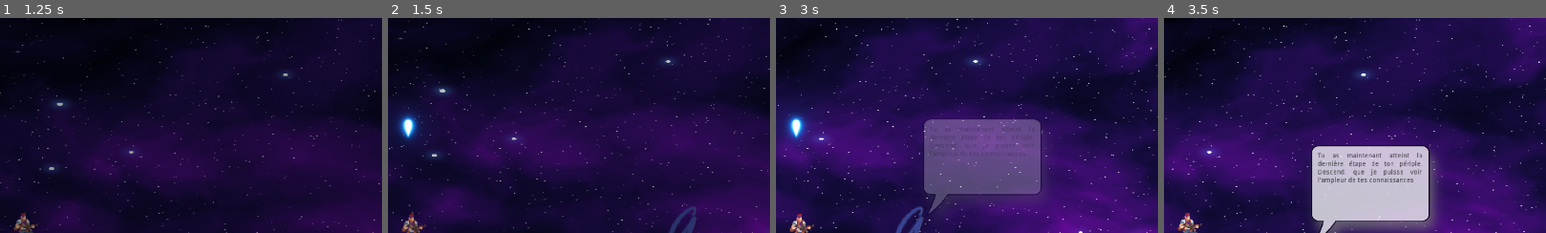
Above: before the commit, frames 1-4 (left to right).
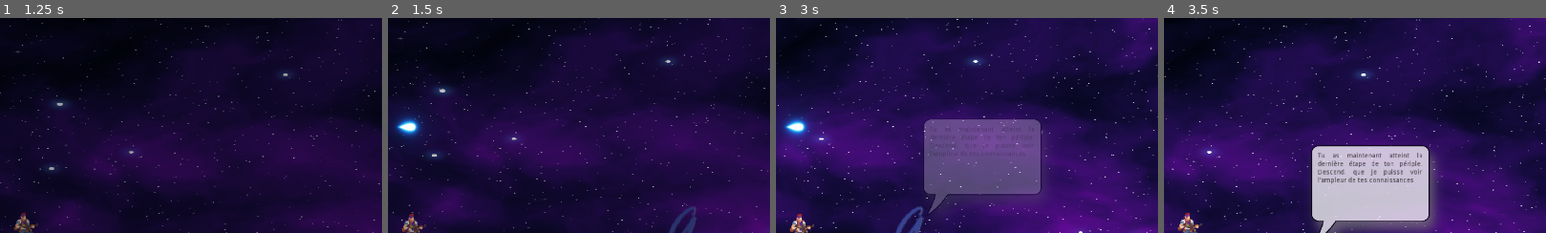
Above: after the commit, the same moments.

Repository: RedYou1/GoBros
Game: Godot game, scene res://Scenes/BossLevel.tscn
Same seed, same stepped clock (60 frames per second), same inputs: the game is played once before the commit and once after it. Sound files missing from this copy of the repository are replaced by a short silence.
Inputs:
- Up to frame 1 (1.25 s): hold W (HAUT) from 0.53 s (still down); hold D (DROIT) from 0.53 s (still down); tap Space (SAUT) at 0.77 s
- Up to frame 2 (1.5 s): keep holding W (HAUT); release D (DROIT) at 1.28 s; tap P (TIRER) at 1.35 s
- Up to frame 3 (3 s): tap Space (SAUT) at 1.52 s; release W (HAUT) at 2.03 s; hold A (GAUCHE) 2.03-2.78 s; hold D (DROIT) 2.03-2.78 s; hold W (HAUT) from 2.78 s (still down); tap P (TIRER) at 2.85 s
- Up to frame 4 (3.5 s): keep holding W (HAUT); tap Space (SAUT) at 3.02 s
The pictures show only the part of the screen within x 47-97%, y 0-50%; the shares and areas given below are measured in that part.

Frame 1 is identical in both runs. In frame 2, 0.4% of the frame differs, in the area x 2-9%, y 44-57%; in frame 3, 0.3%; in frame 4, nothing differs.

Commit message:
Balles d'apical orientées dans la bonne direction

Diff:
--- a/Scenes/Joueur.tscn
+++ b/Scenes/Joueur.tscn
@@ -38,83 +38,83 @@
 
 [sub_resource type="AtlasTexture" id=8]
 atlas = ExtResource( 3 )
+region = Rect2( 180, 225, 45, 45 )
+
+[sub_resource type="AtlasTexture" id=9]
+atlas = ExtResource( 3 )
+region = Rect2( 225, 225, 45, 45 )
+
+[sub_resource type="AtlasTexture" id=10]
+atlas = ExtResource( 3 )
+region = Rect2( 270, 0, 45, 45 )
+
+[sub_resource type="AtlasTexture" id=11]
+atlas = ExtResource( 3 )
+region = Rect2( 315, 0, 45, 45 )
+
+[sub_resource type="AtlasTexture" id=12]
+atlas = ExtResource( 3 )
+region = Rect2( 0, 45, 45, 45 )
+
+[sub_resource type="AtlasTexture" id=13]
+atlas = ExtResource( 3 )
+region = Rect2( 45, 45, 45, 45 )
+
+[sub_resource type="AtlasTexture" id=14]
+atlas = ExtResource( 3 )
+region = Rect2( 90, 45, 45, 45 )
+
+[sub_resource type="AtlasTexture" id=15]
+atlas = ExtResource( 3 )
+region = Rect2( 135, 45, 45, 45 )
+
+[sub_resource type="AtlasTexture" id=16]
+atlas = ExtResource( 3 )
+region = Rect2( 180, 45, 45, 45 )
+
+[sub_resource type="AtlasTexture" id=17]
+atlas = ExtResource( 3 )
+region = Rect2( 225, 45, 45, 45 )
+
+[sub_resource type="AtlasTexture" id=18]
+atlas = ExtResource( 3 )
+region = Rect2( 180, 90, 45, 45 )
+
+[sub_resource type="AtlasTexture" id=19]
+atlas = ExtResource( 3 )
+region = Rect2( 225, 90, 45, 45 )
+
+[sub_resource type="AtlasTexture" id=20]
+atlas = ExtResource( 3 )
+region = Rect2( 315, 45, 45, 45 )
+
+[sub_resource type="AtlasTexture" id=21]
+atlas = ExtResource( 3 )
+region = Rect2( 270, 225, 45, 45 )
+
+[sub_resource type="AtlasTexture" id=22]
+atlas = ExtResource( 3 )
+region = Rect2( 315, 225, 45, 45 )
+
+[sub_resource type="AtlasTexture" id=23]
+atlas = ExtResource( 3 )
+region = Rect2( 0, 270, 45, 45 )
+
+[sub_resource type="AtlasTexture" id=24]
+atlas = ExtResource( 3 )
+region = Rect2( 45, 270, 45, 45 )
+
+[sub_resource type="AtlasTexture" id=25]
+atlas = ExtResource( 3 )
+region = Rect2( 90, 270, 45, 45 )
+
+[sub_resource type="AtlasTexture" id=26]
+atlas = ExtResource( 3 )
 region = Rect2( 90, 90, 45, 45 )
 
-[sub_resource type="AtlasTexture" id=9]
+[sub_resource type="AtlasTexture" id=27]
 atlas = ExtResource( 3 )
 region = Rect2( 135, 90, 45, 45 )
-
-[sub_resource type="AtlasTexture" id=10]
-atlas = ExtResource( 3 )
-region = Rect2( 180, 225, 45, 45 )
-
-[sub_resource type="AtlasTexture" id=11]
-atlas = ExtResource( 3 )
-region = Rect2( 225, 225, 45, 45 )
-
-[sub_resource type="AtlasTexture" id=12]
-atlas = ExtResource( 3 )
-region = Rect2( 270, 0, 45, 45 )
-
-[sub_resource type="AtlasTexture" id=13]
-atlas = ExtResource( 3 )
-region = Rect2( 315, 0, 45, 45 )
-
-[sub_resource type="AtlasTexture" id=14]
-atlas = ExtResource( 3 )
-region = Rect2( 0, 45, 45, 45 )
-
-[sub_resource type="AtlasTexture" id=15]
-atlas = ExtResource( 3 )
-region = Rect2( 45, 45, 45, 45 )
-
-[sub_resource type="AtlasTexture" id=16]
-atlas = ExtResource( 3 )
-region = Rect2( 90, 45, 45, 45 )
-
-[sub_resource type="AtlasTexture" id=17]
-atlas = ExtResource( 3 )
-region = Rect2( 135, 45, 45, 45 )
-
-[sub_resource type="AtlasTexture" id=18]
-atlas = ExtResource( 3 )
-region = Rect2( 180, 45, 45, 45 )
-
-[sub_resource type="AtlasTexture" id=19]
-atlas = ExtResource( 3 )
-region = Rect2( 225, 45, 45, 45 )
-
-[sub_resource type="AtlasTexture" id=20]
-atlas = ExtResource( 3 )
-region = Rect2( 180, 90, 45, 45 )
-
-[sub_resource type="AtlasTexture" id=21]
-atlas = ExtResource( 3 )
-region = Rect2( 225, 90, 45, 45 )
-
-[sub_resource type="AtlasTexture" id=22]
-atlas = ExtResource( 3 )
-region = Rect2( 315, 45, 45, 45 )
-
-[sub_resource type="AtlasTexture" id=23]
-atlas = ExtResource( 3 )
-region = Rect2( 270, 225, 45, 45 )
-
-[sub_resource type="AtlasTexture" id=24]
-atlas = ExtResource( 3 )
-region = Rect2( 315, 225, 45, 45 )
-
-[sub_resource type="AtlasTexture" id=25]
-atlas = ExtResource( 3 )
-region = Rect2( 0, 270, 45, 45 )
-
-[sub_resource type="AtlasTexture" id=26]
-atlas = ExtResource( 3 )
-region = Rect2( 45, 270, 45, 45 )
-
-[sub_resource type="AtlasTexture" id=27]
-atlas = ExtResource( 3 )
-region = Rect2( 90, 270, 45, 45 )
 
 [sub_resource type="SpriteFrames" id=28]
 animations = [ {
@@ -125,33 +125,33 @@
 }, {
 "frames": [ SubResource( 8 ), SubResource( 9 ) ],
 "loop": true,
+"name": "tirer_bas",
+"speed": 10.0
+}, {
+"frames": [ SubResource( 10 ), SubResource( 11 ), SubResource( 12 ), SubResource( 13 ), SubResource( 14 ), SubResource( 15 ), SubResource( 16 ), SubResource( 17 ) ],
+"loop": true,
+"name": "courir",
+"speed": 15.0
+}, {
+"frames": [ SubResource( 18 ), SubResource( 19 ) ],
+"loop": true,
+"name": "tirer_haut",
+"speed": 10.0
+}, {
+"frames": [ SubResource( 20 ) ],
+"loop": true,
+"name": "sauter",
+"speed": 5.0
+}, {
+"frames": [ SubResource( 21 ), SubResource( 22 ), SubResource( 23 ), SubResource( 24 ), SubResource( 25 ) ],
+"loop": true,
+"name": "mourir",
+"speed": 5.0
+}, {
+"frames": [ SubResource( 26 ), SubResource( 27 ) ],
+"loop": true,
 "name": "tirer",
 "speed": 10.0
-}, {
-"frames": [ SubResource( 10 ), SubResource( 11 ) ],
-"loop": true,
-"name": "tirer_bas",
-"speed": 10.0
-}, {
-"frames": [ SubResource( 12 ), SubResource( 13 ), SubResource( 14 ), SubResource( 15 ), SubResource( 16 ), SubResource( 17 ), SubResource( 18 ), SubResource( 19 ) ],
-"loop": true,
-"name": "courir",
-"speed": 15.0
-}, {
-"frames": [ SubResource( 20 ), SubResource( 21 ) ],
-"loop": true,
-"name": "tirer_haut",
-"speed": 10.0
-}, {
-"frames": [ SubResource( 22 ) ],
-"loop": true,
-"name": "sauter",
-"speed": 5.0
-}, {
-"frames": [ SubResource( 23 ), SubResource( 24 ), SubResource( 25 ), SubResource( 26 ), SubResource( 27 ) ],
-"loop": true,
-"name": "mourir",
-"speed": 5.0
 } ]
 
 [node name="Joueur" groups=[
@@ -160,7 +160,7 @@
 collision_layer = 13
 collision_mask = 13
 script = ExtResource( 2 )
-vie_max = 30
+vie_max = 500
 distance_despawn = 10000
 temps_tir = 0.2
 vitesse = 3.0
@@ -204,7 +204,6 @@
 position = Vector2( 0, -8.5946 )
 frames = SubResource( 28 )
 animation = "tirer"
-frame = 1
 playing = true
 
 [node name="position de tir haut" parent="." index="3"]
--- a/Scripts/Balle.gd
+++ b/Scripts/Balle.gd
@@ -11,7 +11,6 @@
 func _ready():
 	movement = Vector2(directionX,directionY).rotated(rotation)# * delta
 
-	get_node("Sprite").rotation = movement.angle()
 
 
 func _physics_process(delta):
